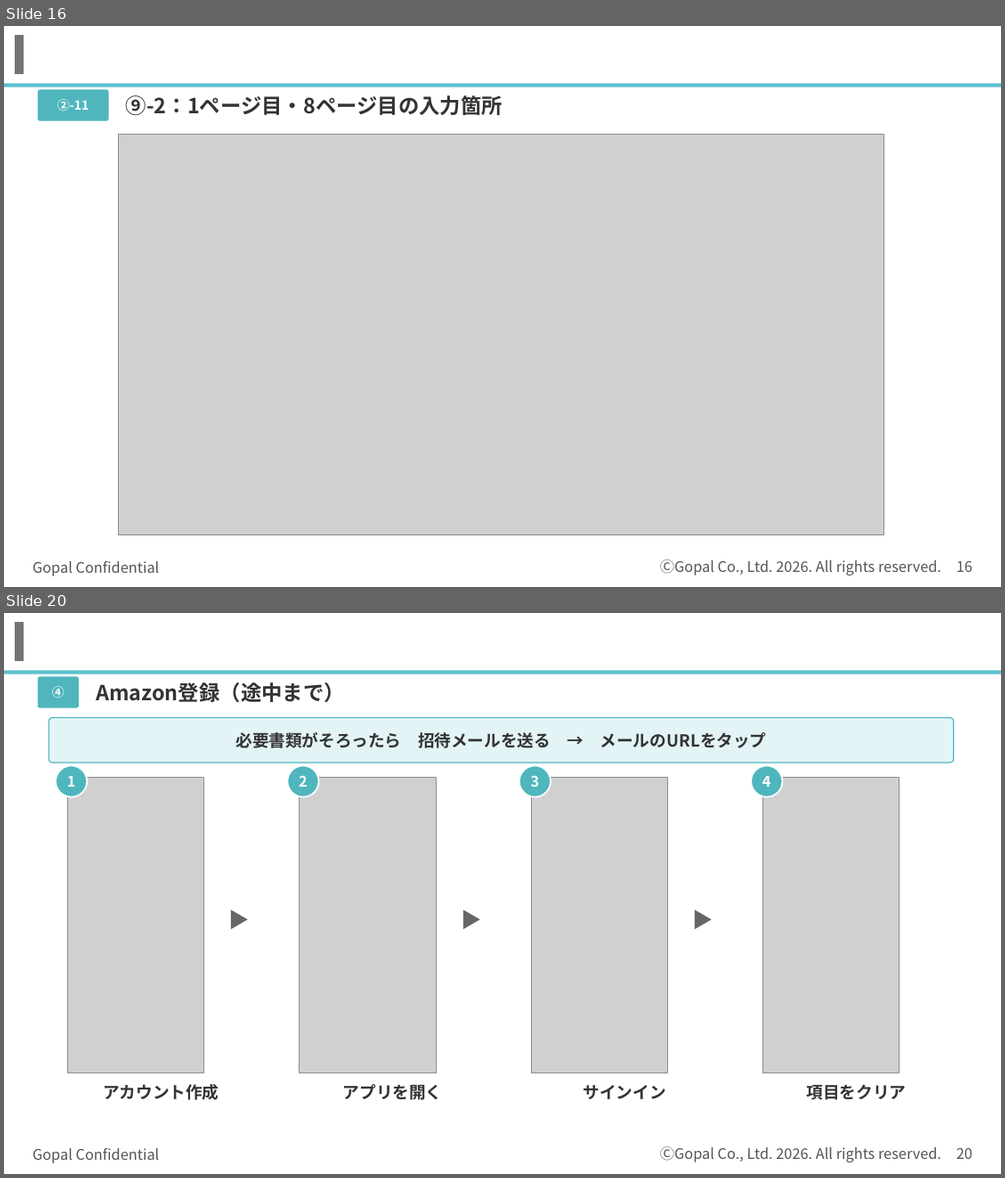
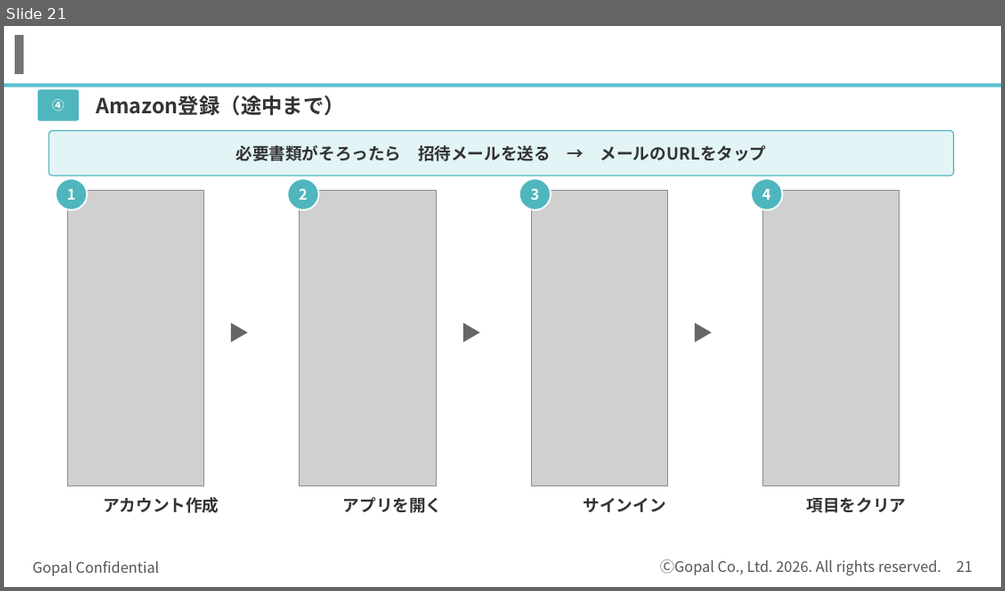
Before and after one commit to kagayugopal-eng/tamu, a slide deck: out/登録の流れ_書類準備まで.pptx. Shown one above the other, each under a label of ours: slides 16 and 20 before the commit, slide 21 after it; the slides between them are not shown. The pictures are 1005x1178 and 1005x591 pixels, drawn with LibreOffice and Linux fonts; fonts in the diff are those of the drawing; grey boxes stand for pictures; background and template pictures are left out. Boxes give left, top, right and bottom in pixels: in the first picture for what was removed or moved away, otherwise in the second. Text is boxed around its words. In the diff, an @@ line names an element or a change of style, - is before the commit and + after.

```diff
--- a/out/登録の流れ_書類準備まで.pptx
+++ b/out/登録の流れ_書類準備まで.pptx
@@ slide 16 removed at <box>4,26,1001,587</box>, background #FFFFFF; not listed: 5 template elements that a slide beside it also shows @@
@@ rounded rectangle removed at <box>38,89,109,121</box> @@
@@ text removed at <box>57,99,89,111</box> @@
-②-11
@@ text removed at <box>126,95,502,115</box> @@
-⑨-2：1ページ目・8ページ目の入力箇所
@@ picture removed at <box>119,135,885,534</box> @@
@@ what was slide 20 is now slide 21 @@
@@ page number at <box>956,561,972,572</box>: text changed @@
-20
+21
```
Also in this commit, not shown: 4 slides changed, 4 slides added, 2 other slides removed.
